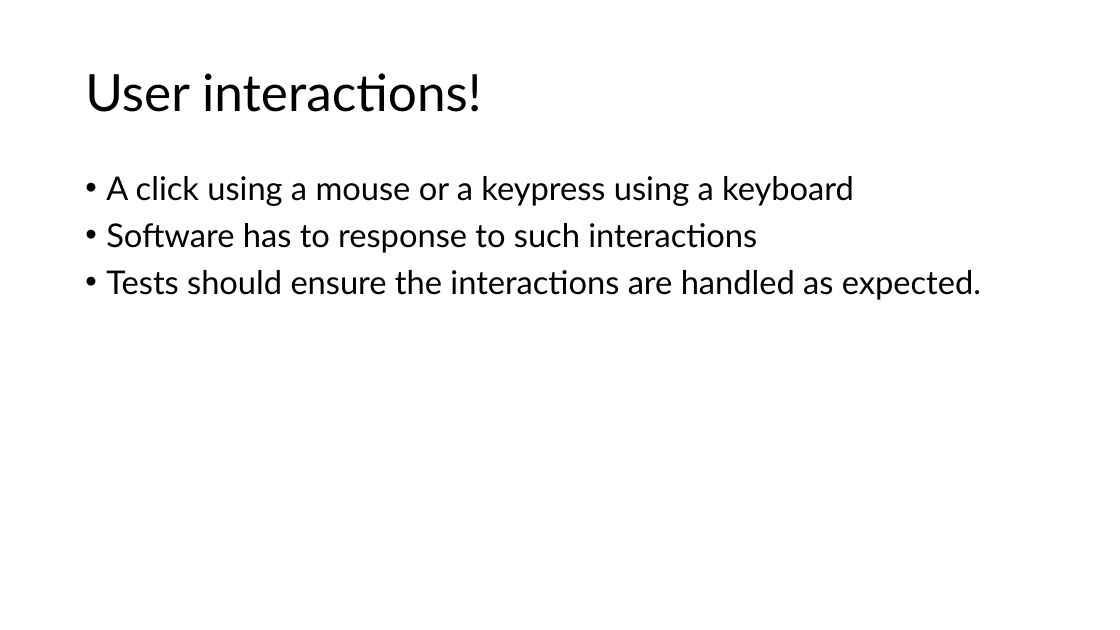
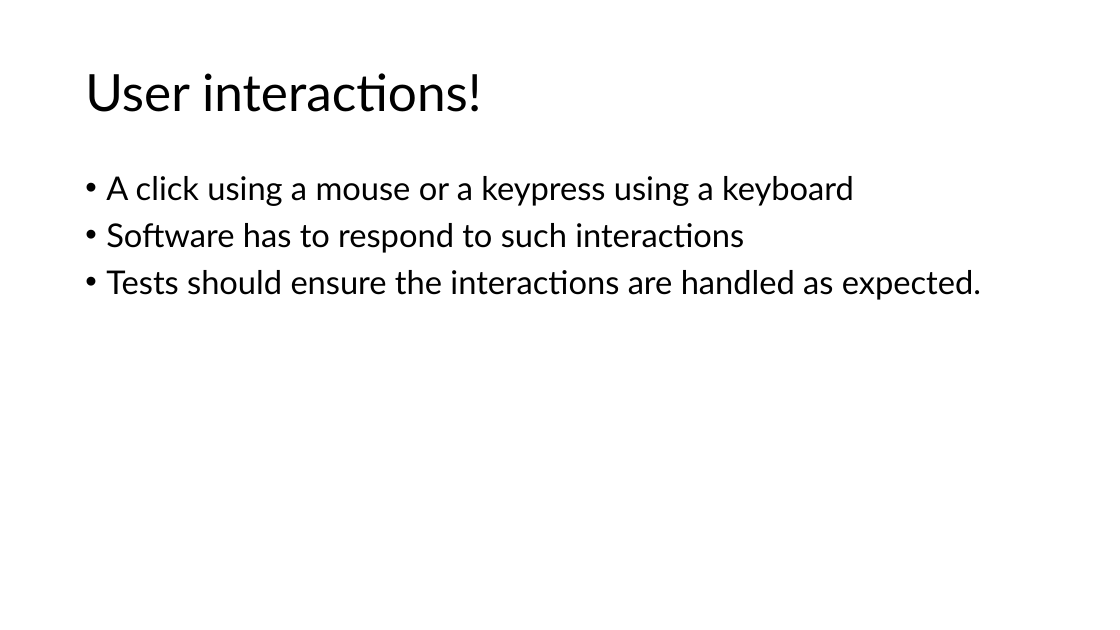
Before and after one commit to natiquekeyin/spring2024, a slide deck: slide 51 of JavaScript/Week13/Week13.pptx. Drawn at 1120x630 pixels with LibreOffice and Linux fonts; fonts in the diff are those of the drawing. Boxes give left, top, right and bottom in pixels: in the first picture for what was removed or moved away, otherwise in the second. Text is boxed around its words. In the diff, an @@ line names an element or a change of style, - is before the commit and + after.

```diff
--- a/JavaScript/Week13/Week13.pptx
+++ b/JavaScript/Week13/Week13.pptx
@@ text at (106, 223, 744, 253): text changed @@
-• Software has to response to such interactions
+• Software has to respond to such interactions
```
Also in this commit, not shown: 3 other files.
